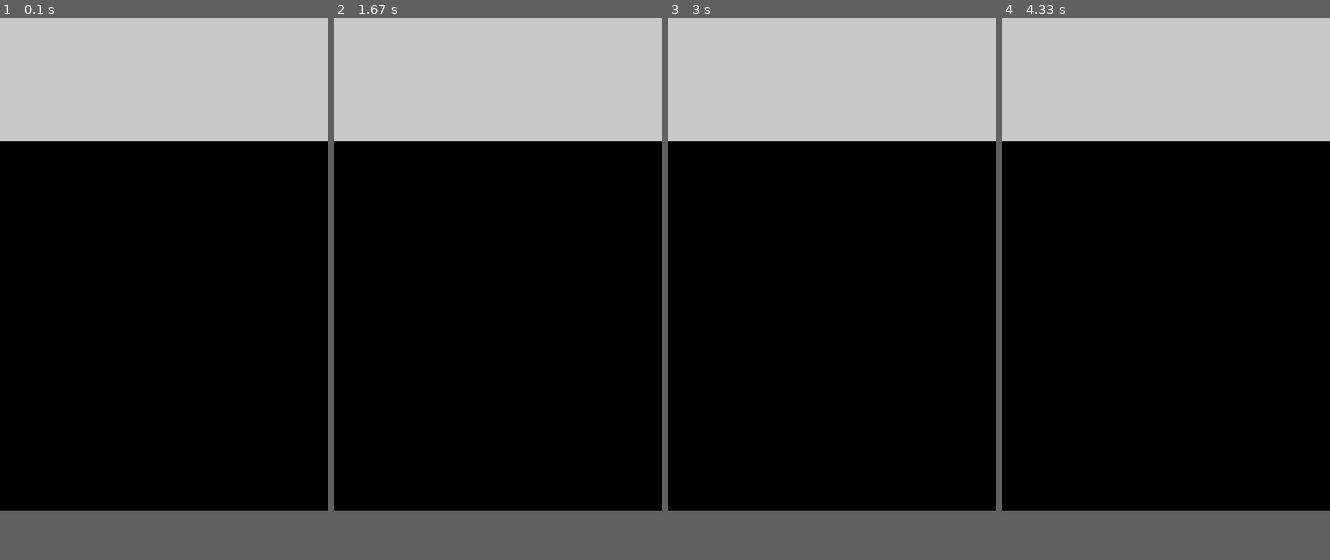
Above: before the commit, frames 1-4 (left to right).
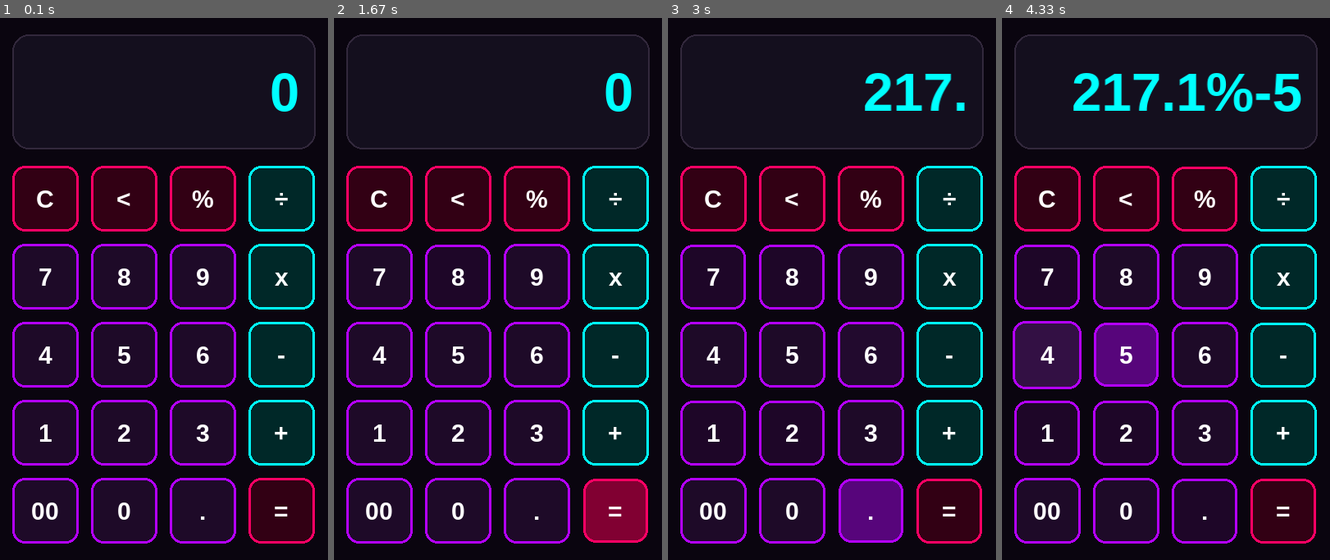
Above: after the commit, the same moments.

Repository: E-devv/PygameCalculator
Game: pygame game, started from main.py
Same seed, same stepped clock (60 frames per second), same inputs: the game is played once before the commit and once after it.
Inputs (mouse positions are in pixels of both pictures, inside the frame that each line leads up to):
- Up to frame 1 (0.1 s): no input
- Up to frame 2 (1.67 s): press the mouse at (458, 278) at 0.37 s; move the mouse to (425, 348) at 0.47 s; release the mouse at (396, 413) at 0.6 s; click (616, 478) at 0.72 s; click (379, 196) at 1.05 s, where only the run after the commit has a clickable "C"; press the mouse at (616, 511) at 1.37 s; move the mouse to (501, 375) at 1.47 s; release the mouse at (386, 234) at 1.6 s
- Up to frame 3 (3 s): press the mouse at (792, 435) at 1.7 s; move the mouse to (766, 402) at 1.8 s; release the mouse at (740, 375) at 1.93 s; press the mouse at (713, 435) at 2.03 s; move the mouse to (832, 256) at 2.13 s; release the mouse at (953, 83) at 2.27 s; press the mouse at (713, 278) at 2.37 s; move the mouse to (766, 180) at 2.47 s; release the mouse at (818, 88) at 2.6 s; press the mouse at (871, 511) at 2.7 s; move the mouse to (891, 326) at 2.8 s; release the mouse at (914, 137) at 2.93 s
- Up to frame 4 (4.33 s): press the mouse at (1047, 435) at 3.03 s; move the mouse to (1120, 343) at 3.13 s; release the mouse at (1192, 256) at 3.27 s; press the mouse at (1205, 196) at 3.37 s; move the mouse to (1152, 256) at 3.47 s; release the mouse at (1097, 310) at 3.6 s; press the mouse at (1284, 354) at 3.7 s; move the mouse to (1231, 245) at 3.8 s; release the mouse at (1182, 137) at 3.93 s; press the mouse at (1126, 354) at 4.03 s; move the mouse to (1087, 348) at 4.13 s; release the mouse at (1047, 343) at 4.27 s
In our replay, the window is 400x600 before the commit and 400x660 after it. These sizes can differ from the game's own. Grey fills any space a smaller window leaves; there, only what the larger window draws over its background counts as a difference.

The runs differ from the first frame. In frame 1, 72% of the frame differs, in the area x 0-100%, y 0-97%; in frame 2, 71%; in frame 3, 71%; in frame 4, 71%.

Commit message:
finally update

Diff:
--- a/button.py
+++ b/button.py
@@ -1,25 +1,87 @@
 import pygame
 
+def lerp(start, end, amount):
+    return start + (end - start) * amount
+
+def lerp_color(c1, c2, amount):
+    return [int(start + (end - start) * amount) for start, end in zip(c1, c2)]
+
 class Button:
-    def __init__(self, surface, text, pos, size, color_base, color_hover):
+    def __init__(self, surface, text, pos, size, color_base, color_hover, color_active):
         self.surface = surface
         self.text = text
-        self.pos = pos
-        self.size = size
+        self.original_rect = pygame.Rect(pos, size) # Guardamos el tamaño original
+        self.rect = self.original_rect.copy()       # Este es el que dibujaremos
+
+        # Colores
         self.color_base = color_base
         self.color_hover = color_hover
-        self.rect = pygame.Rect(self.pos, self.size)
-        self.font = pygame.font.Font(None, 36)
-        self.hovered = False
+        self.color_active = color_active
+        self.current_color = list(color_base)
+        self.target_color = color_base
+
+        # Animación de Escala (Tamaño)
+        self.scale = 1.0
+        self.target_scale = 1.0
+
+        self.is_pressed = False
+        self.font = pygame.font.SysFont("Arial", 30, bold=True) # Fuente más segura
+
+    def process_input(self, events):
+        mouse_pos = pygame.mouse.get_pos()
+        is_hovered = self.original_rect.collidepoint(mouse_pos)
+
+        action = False
+        for event in events:
+            if event.type == pygame.MOUSEBUTTONDOWN and event.button == 1:
+                if is_hovered:
+                    self.is_pressed = True
+                    self.target_scale = 0.90 # Se encoge al 90%
+                    action = True
+
+            if event.type == pygame.MOUSEBUTTONUP and event.button == 1:
+                self.is_pressed = False
+                self.target_scale = 1.0 # Vuelve a tamaño normal
+
+        # Lógica de hover (si no está presionado)
+        if not self.is_pressed:
+            if is_hovered:
+                self.target_color = self.color_hover
+                self.target_scale = 1.05 # Crece un poquito (5%) al pasar el mouse
+            else:
+                self.target_color = self.color_base
+                self.target_scale = 1.0
+        else:
+            self.target_color = self.color_active
+
+        return action
+
+    def update(self):
+        # Animar color
+        self.current_color = lerp_color(self.current_color, self.target_color, 0.2)
+
+        # Animar escala (Efecto elástico)
+        self.scale = lerp(self.scale, self.target_scale, 0.3)
 
     def draw(self):
-        color = self.color_hover if self.hovered else self.color_base
-        pygame.draw.rect(self.surface, color, self.rect)
+        # Calcular el nuevo rectángulo basado en la escala
+        w = int(self.original_rect.width * self.scale)
+        h = int(self.original_rect.height * self.scale)
 
+        anim_rect = pygame.Rect(0, 0, w, h)
+        anim_rect.center = self.original_rect.center
+
+        # 1. Relleno del botón (El color base oscuro)
+        # Si está presionado, usamos el color brillante para rellenar (efecto flash)
+        fill_color = self.color_active if self.is_pressed else self.current_color
+        pygame.draw.rect(self.surface, fill_color, anim_rect, border_radius=15)
+
+        # 2. EL EFECTO NEON: El borde siempre es del color "Active" (el brillante)
+        # Esto hace que parezca que tiene un tubo de luz alrededor
+        glow_color = self.color_active
+        pygame.draw.rect(self.surface, glow_color, anim_rect, width=3, border_radius=15)
+
+        # Texto
         text_surf = self.font.render(self.text, True, (255, 255, 255))
-        text_rect = text_surf.get_rect(center=self.rect.center)
+        text_rect = text_surf.get_rect(center=anim_rect.center)
         self.surface.blit(text_surf, text_rect)
-
-    def is_over(self, pos_mouse):
-        self.hovered = self.rect.collidepoint(pos_mouse)
-        return self.hovered
--- /dev/null
+++ b/config.py
@@ -0,0 +1,28 @@
+# Dimensiones (Aumentamos la altura para que quepan los botones)
+SCREEN_WIDTH = 400
+SCREEN_HEIGHT = 660
+
+# --- PALETA NEON ---
+
+# Fondo: Morado muy oscuro, casi negro
+BG_COLOR = (10, 5, 15)
+
+# COLOR 1: NÚMEROS (Morado Eléctrico)
+# Base oscura, Texto/Borde brillante
+BTN_COLOR_NUM = (30, 10, 40)       # Relleno oscuro
+BTN_HOVER_NUM = (60, 20, 80)       # Un poco más claro al pasar mouse
+BTN_ACTIVE_NUM = (180, 0, 255)     # El color del "flash" (Neon puro)
+
+# COLOR 2: OPERADORES (Cian Neon para contraste)
+BTN_COLOR_OP = (0, 40, 40)
+BTN_HOVER_OP = (0, 80, 80)
+BTN_ACTIVE_OP = (0, 255, 255)      # Cian brillante
+
+# COLOR 3: IGUAL y BORRAR (Magenta Neon)
+BTN_COLOR_MISC = (50, 0, 20)
+BTN_HOVER_MISC = (100, 0, 40)
+BTN_ACTIVE_MISC = (255, 0, 100)    # Rosa fuerte
+
+# Textos
+TEXT_COLOR = (240, 240, 255)       # Blanco con tinte azulado
+RESULT_COLOR = (0, 255, 255)       # El resultado en Cian brillante
--- /dev/null
+++ b/logic.py
@@ -0,0 +1,37 @@
+class CalculatorLogic:
+    def __init__(self):
+        self.expression = "" # La ecuación actual (ej: "5 + 5")
+        self.result = ""     # El resultado final
+
+    def press_key(self, key):
+        """Maneja la lógica de qué pasa cuando se presiona una tecla"""
+
+        if key == "=":
+            try:
+                # Evalúa la expresión matemática de forma segura
+                # Reemplazamos 'x' por '*' para que Python entienda la multiplicación
+                safe_expression = self.expression.replace('x', '*').replace('÷', '/')
+                self.result = str(eval(safe_expression))
+                self.expression = self.result # El resultado se vuelve la nueva base
+            except Exception:
+                self.result = "Error"
+                self.expression = ""
+
+        elif key == "C":
+            # Limpiar todo
+            self.expression = ""
+            self.result = ""
+
+        elif key == "←":
+            # Borrar el último caracter
+            self.expression = self.expression[:-1]
+
+        else:
+            # Añadir número u operador
+            self.expression += str(key)
+
+    def get_display_text(self):
+        """Devuelve lo que se debe mostrar en pantalla"""
+        if self.expression == "":
+            return "0"
+        return self.expression
--- a/main.py
+++ b/main.py
@@ -1,29 +1,119 @@
 import pygame
 import sys
+from config import * # Importamos los nuevos colores y dimensiones
+from logic import CalculatorLogic
+from button import Button, lerp # Necesitamos lerp para el efecto del texto
 
 # Inicializar Pygame
 pygame.init()
+screen = pygame.display.set_mode((SCREEN_WIDTH, SCREEN_HEIGHT))
+pygame.display.set_caption('Calculadora Neon')
 
-# Dimensiones de la ventana
-width, height = 400, 600
-screen = pygame.display.set_mode((width, height))
-pygame.display.set_caption('Calculadora')
+# Instancias
+logic = CalculatorLogic()
+# Usamos Arial Bold para asegurar que los símbolos se vean bien
+display_font = pygame.font.SysFont("Arial", 65, bold=True)
 
-# Colores
-WHITE = (255, 255, 255)
-GRAY = (200, 200, 200)
+# --- CONFIGURACIÓN DE BOTONES ---
+buttons = []
 
-# Área de la pantalla de resultados
-display_rect = pygame.Rect(0, 0, width, 150)
+# Layout de la calculadora
+layout = [
+    ['C', '<', '%', '÷'],
+    ['7', '8', '9', 'x'],
+    ['4', '5', '6', '-'],
+    ['1', '2', '3', '+'],
+    ['00', '0', '.', '=']
+]
 
-# Bucle principal del juego
+# Cálculos de posición
+margin = 15
+cols = 4
+# Calculamos el ancho dinámicamente basado en el ancho de pantalla
+btn_width = (SCREEN_WIDTH - (margin * (cols + 1))) // cols
+btn_height = 80 # Altura fija para los botones
+start_y = 180   # Dejamos espacio para la pantalla de resultados
+
+for row_idx, row_values in enumerate(layout):
+    for col_idx, text in enumerate(row_values):
+        # Posición X e Y
+        x = margin + (col_idx * (btn_width + margin))
+        y = start_y + (row_idx * (btn_height + margin))
+
+        # --- LÓGICA DE COLORES NEON ---
+        if text == '=':
+             # El igual: Magenta Neon (destacado)
+            c_base, c_hover, c_active = BTN_COLOR_MISC, BTN_HOVER_MISC, BTN_ACTIVE_MISC
+        elif text in ['C', '<', '%']:
+             # Funciones especiales: Magenta Neon
+            c_base, c_hover, c_active = BTN_COLOR_MISC, BTN_HOVER_MISC, BTN_ACTIVE_MISC
+        elif text in ['÷', 'x', '-', '+']:
+             # Operadores: Cian Neon
+             c_base, c_hover, c_active = BTN_COLOR_OP, BTN_HOVER_OP, BTN_ACTIVE_OP
+        else:
+            # Números: Morado Neon
+            c_base, c_hover, c_active = BTN_COLOR_NUM, BTN_HOVER_NUM, BTN_ACTIVE_NUM
+
+        # Crear el botón
+        btn = Button(screen, text, (x, y), (btn_width, btn_height), c_base, c_hover, c_active)
+        buttons.append(btn)
+
+# --- VARIABLES DE ANIMACIÓN TEXTO ---
+clock = pygame.time.Clock()
+text_scale = 1.0
+last_text = "0"
+
+# --- BUCLE PRINCIPAL ---
 while True:
-    for event in pygame.event.get():
+    events = pygame.event.get()
+    for event in events:
         if event.type == pygame.QUIT:
             pygame.quit()
             sys.exit()
 
-    # Dibujar la pantalla de resultados
-    pygame.draw.rect(screen, GRAY, display_rect)
+    # 1. Obtener texto actual y manejar animación "Pop"
+    current_text = logic.get_display_text()
+
+    if current_text != last_text:
+        text_scale = 1.4 # Zoom al cambiar el texto
+        last_text = current_text
+
+    # Volver suavemente a escala 1.0
+    text_scale = lerp(text_scale, 1.0, 0.2)
+
+    # 2. Dibujar Fondo
+    screen.fill(BG_COLOR)
+
+    # 3. Actualizar y Dibujar Botones
+    for btn in buttons:
+        if btn.process_input(events): # Si fue presionado
+            logic.press_key(btn.text)
+        btn.update() # Animar color y tamaño
+        btn.draw()
+
+    # 4. Dibujar Pantalla de Resultados (Estilo Monitor)
+    display_rect = pygame.Rect(15, 20, SCREEN_WIDTH-30, 140)
+    # Fondo del display un poco más claro que el fondo general
+    pygame.draw.rect(screen, (20, 15, 30), display_rect, border_radius=20)
+    # Borde fino del display
+    pygame.draw.rect(screen, (50, 40, 60), display_rect, width=2, border_radius=20)
+
+    # Renderizar texto del resultado
+    base_surf = display_font.render(current_text, True, RESULT_COLOR)
+
+    # Aplicar el efecto de escala (Pop)
+    new_w = int(base_surf.get_width() * text_scale)
+    new_h = int(base_surf.get_height() * text_scale)
+
+    # Evitar crash si el ancho es 0 (aunque es raro)
+    if new_w > 0 and new_h > 0:
+        scaled_surf = pygame.transform.smoothscale(base_surf, (new_w, new_h))
+    else:
+        scaled_surf = base_surf
+
+    # Alinear a la derecha verticalmente centrado
+    text_rect = scaled_surf.get_rect(midright=(display_rect.right - 20, display_rect.centery))
+    screen.blit(scaled_surf, text_rect)
 
     pygame.display.flip()
+    clock.tick(60)
